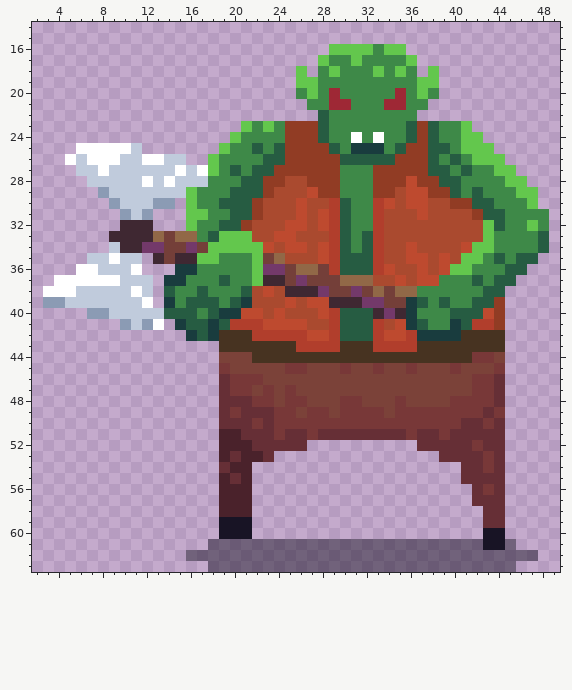
One commit to this pixel-art sprite: sprites/enemies/ork_run/ork_run_1.png. Above: the version before the commit.
The file is 64x64 pixels. Shown: x 2..49, y 14..63.
New version:
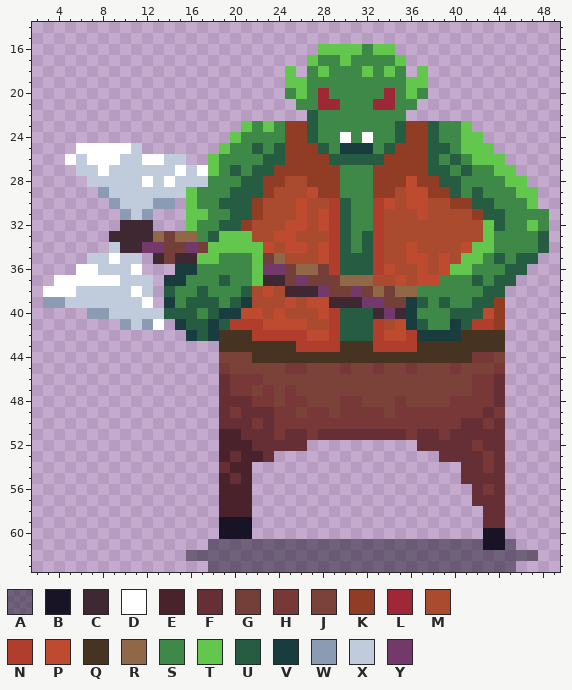
Palette (. is transparent): A #1814257b  B #181425  C #3f2832  D #ffffff  E #4a222b  F #662f36  G #743f39  H #783838  J #7b4239  K #913c24  L #9e2835  M #aa4a2f  N #b13e2c  P #be4a2f  Q #473321  R #916847  S #3e8948  T #63c74d  U #265c42  V #193c3e  W #8b9bb4  X #c0cbdc  Y #73396a
The edit:
@@ x 23..40 @@
 15 ..................
-16 ......TTTTSTT.....
-17 .....TSSTSSSST....
-18 ...T.STSSSTSTS.T..
-19 ...TTSSSSSSSSSTT..
-20 ...STSLSSSSSLSTS..
-21 ....SSLLSSSLLSS...
-22 .....USSSSSSSS....
-23 TSKKKUSSSSSSSUKUSS
-24 SSKKKUSSDSDSSUKUSS
-25 SUKKKKUSVVVSUKKUUS
-26 UUKKKKKUUUUUKKKUSU
+16 .....TTTTSTT......
+17 ....TSSTSSSST.....
+18 ..T.STSSSTSTS.T...
+19 ..TTSSSSSSSSSTT...
+20 ..STSLSSSSSLSTS...
+21 ...SSLLSSSLLSS....
+22 ....USSSSSSSS.....
+23 TSKKUSSSSSSSUKKUSS
+24 SSKKUSSDSDSSUKKUSS
+25 SUKKKUSVVVSUKKKUUS
+26 UUKKKKUUUUUKKKKUSU
 27 UKKKKKKSSSKKKKKUUS
Pixel boxes of the changes (left, top, right, bottom) in both pictures:
changed: (285, 44, 439, 165)
